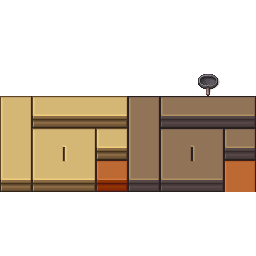
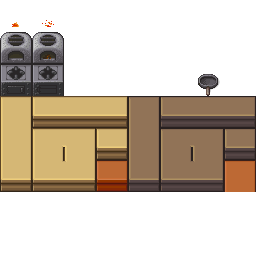
Layers edited between the first and the second 256 x 256 image:
added layer "feuer2" above "feuer1" over (0, 20, 64, 96)
added layer "feuer1" above "holz" over (0, 20, 64, 96)
added layer "holz" above "Layer 9(pasted)" over (0, 20, 64, 96)
added layer "Layer 9(pasted)" above "ofen-pizza-orig" over (0, 20, 64, 96)
added layer "ofen-pizza-orig" above "bratpfanne" over (0, 20, 64, 96)
painted on "bratpfanne" over (0, 20, 64, 96)
